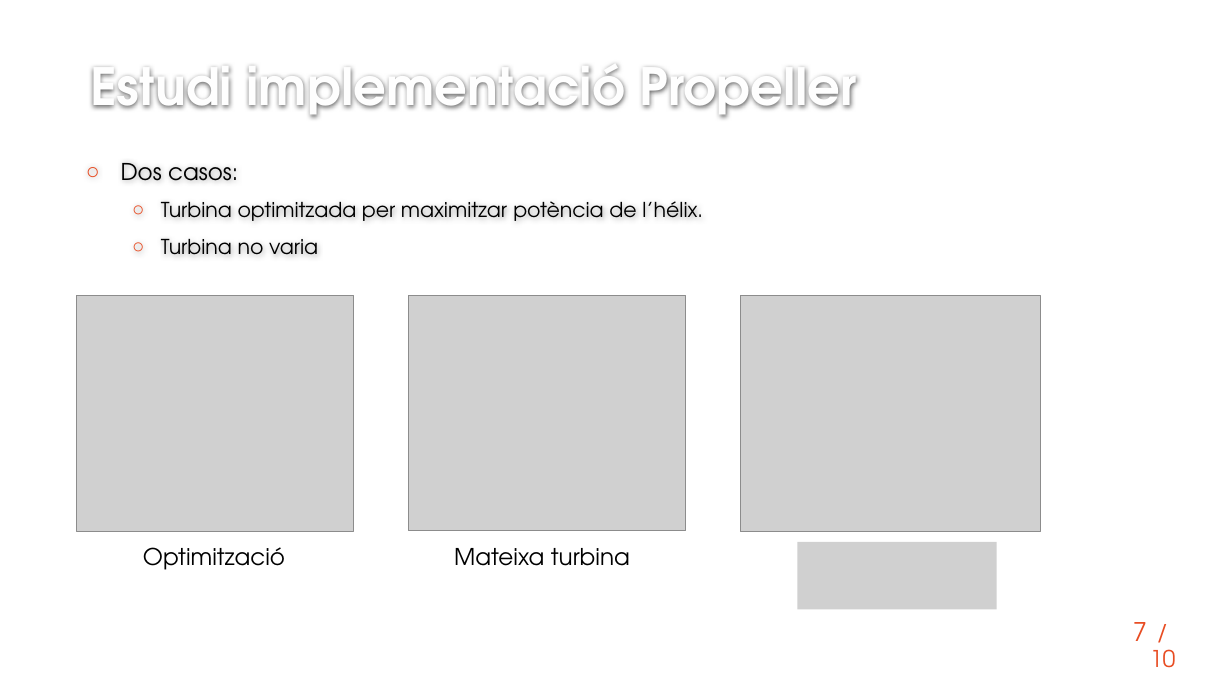
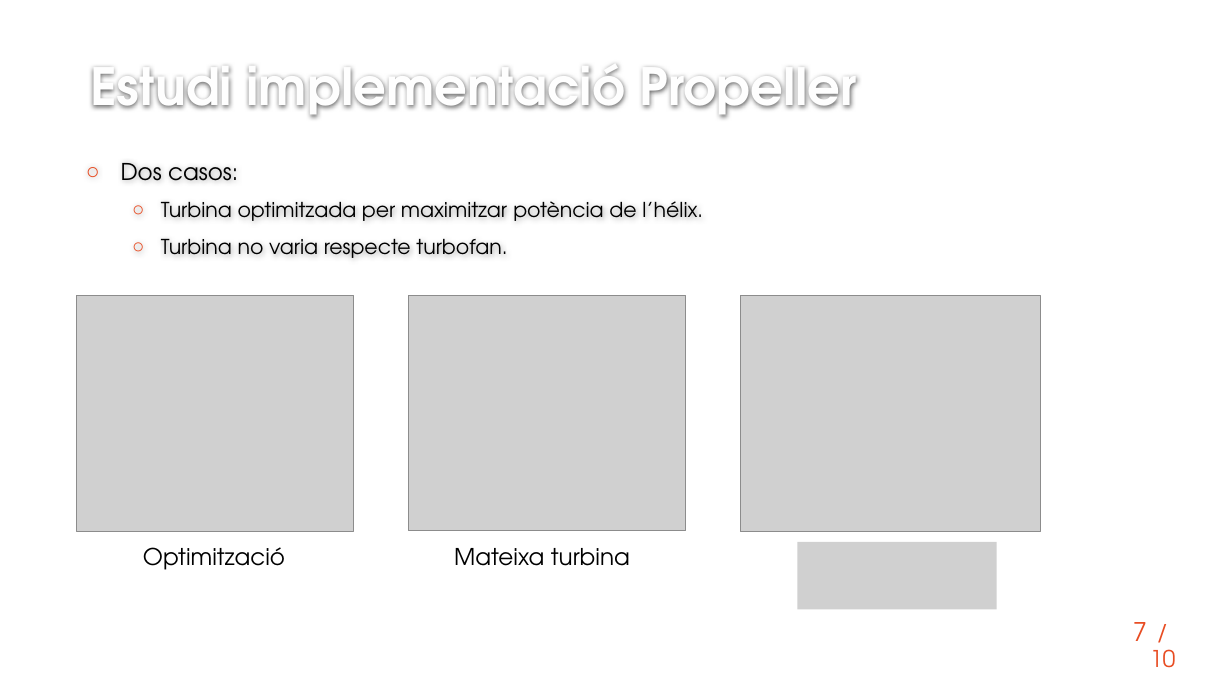
Before and after one commit to naydden/jet-engine-parametrization, a slide deck: slide 7 of ppt/Exposició Eva.pptx. Drawn at 1232x693 pixels with LibreOffice and Linux fonts; fonts in the diff are those of the drawing; grey boxes stand for pictures; background and template pictures are left out. Boxes give left, top, right and bottom in pixels: in the first picture for what was removed or moved away, otherwise in the second. Text is boxed around its words. In the diff, an @@ line names an element or a change of style, - is before the commit and + after.

Commit message:
Presentacion Eva

```diff
--- a/ppt/Exposició Eva.pptx
+++ b/ppt/Exposició Eva.pptx
@@ text at (161,239,507,258): text changed @@
-  ○ Turbina no varia
+  ○ Turbina no varia respecte turbofan.
```
Also in this commit, not shown: 1 other slide changed.
